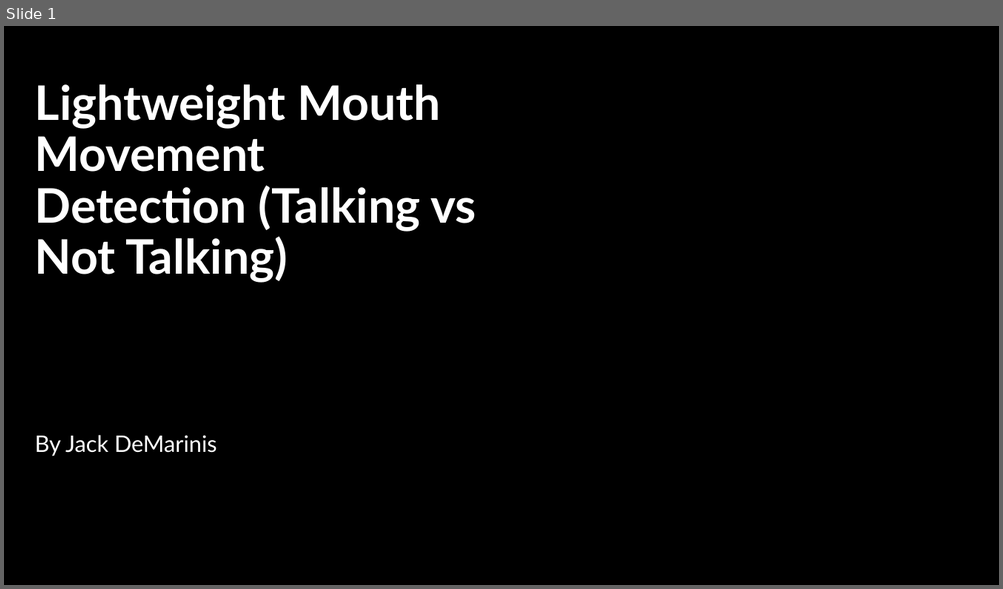
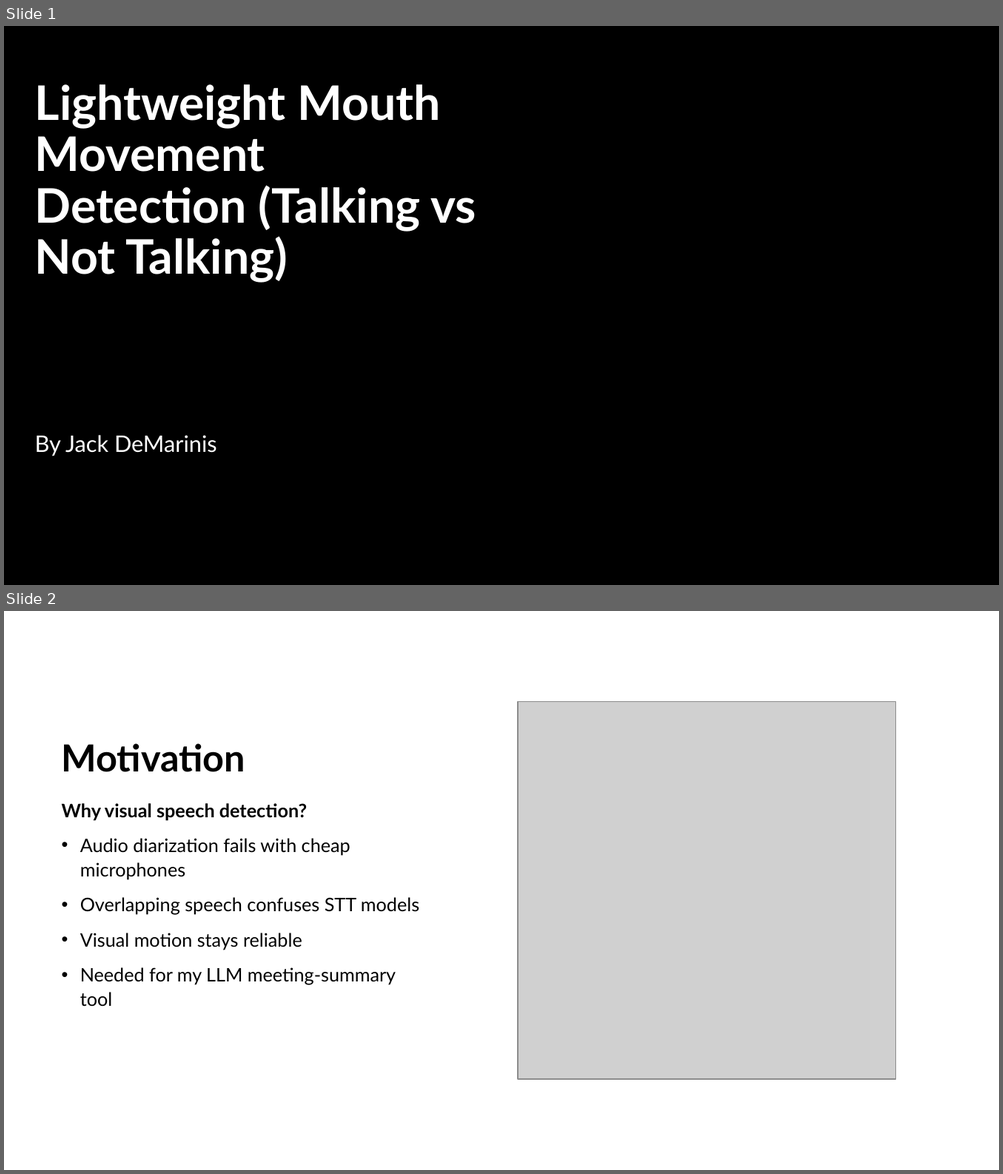
Before and after one commit to jackdemarinis/mouthMovementDetection, a slide deck: Lightweight Mouth Movement Detection (Talking vs Not.pptx. Shown one above the other, each under a label of ours: slide 1 before the commit, slides 1 and 2 after it. The pictures are 1003x589 and 1003x1174 pixels, drawn with LibreOffice and Linux fonts; fonts in the diff are those of the drawing; grey boxes stand for pictures; background and template pictures are left out. Boxes give left, top, right and bottom in pixels: in the first picture for what was removed or moved away, otherwise in the second. Text is boxed around its words. In the diff, an @@ line names an element or a change of style, - is before the commit and + after.

```diff
--- a/Lightweight Mouth Movement Detection (Talking vs Not.pptx
+++ b/Lightweight Mouth Movement Detection (Talking vs Not.pptx
@@ slide 2 added at (4,611,999,1170), background #FFFFFF @@
@@ picture added at (518,702,896,1079) @@
@@ title added at (62,743,246,772), 36 pt, text #000000, bold @@
+Motivation
@@ text added at (62,803,419,1007), 18 pt, text #000000 @@
+Why visual speech detection?
+• Audio diarization fails with cheap microphones
+• Overlapping speech confuses STT models
+• Visual motion stays reliable
+• Needed for my LLM meeting-summary tool
```
Also in this commit, not shown: 12 other slides added, 9 slides removed, 1 other file.
